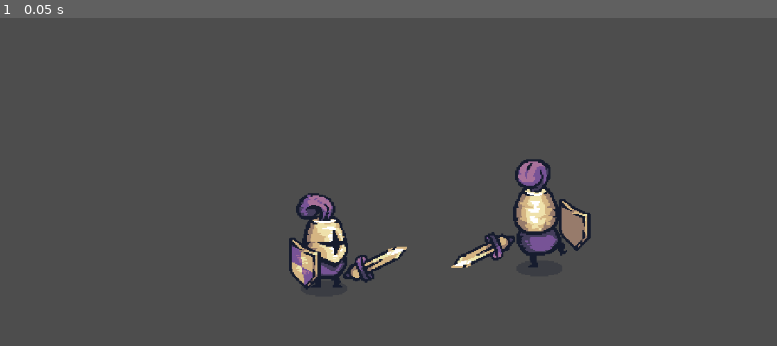
Above: before the commit, frame 1.
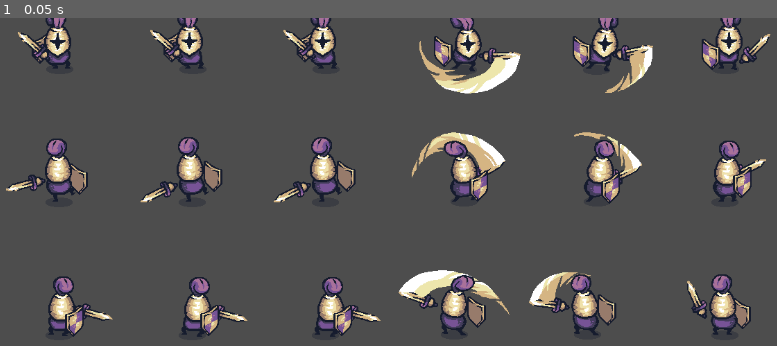
Above: after the commit, the same moment.

Repository: Bonatrix/Trilha_Godot
Game: Godot game, scene res://node_2d.tscn
Two runs of this game, one before a commit and one after it. Both use one fixed random seed, a clock stepped at 60 frames per second and the inputs below.
Inputs:
- Up to frame 1 (0.05 s): no input

The runs differ from the first frame. In frame 1, 18% of the frame differs, in the area x 0-100%, y 0-98%.

Commit message:
Script do personagem " Parado e correndo"

Diff:
--- a/medieval-warrior/node_2d.tscn
+++ b/medieval-warrior/node_2d.tscn
@@ -1,23 +1,8 @@
 [gd_scene load_steps=2 format=3 uid="uid://dbekqfiq4gb0u"]
 
-[ext_resource type="Texture2D" uid="uid://c4jrqj3mppc31" path="res://Addons/Tiny Swords/Tiny Swords (Update 010)/Factions/Knights/Troops/Warrior/Purple/Warrior_Purple.png" id="1_wtcfe"]
+[ext_resource type="PackedScene" uid="uid://3rverjllfayr" path="res://Addons/Player/player.tscn" id="2_0e48y"]
 
 [node name="Node2D" type="Node2D"]
 
-[node name="WarriorPurple" type="Sprite2D" parent="."]
-texture_filter = 1
-position = Vector2(470.5, 335)
-scale = Vector2(1.70313, 1.67708)
-texture = ExtResource("1_wtcfe")
-hframes = 6
-vframes = 8
-frame = 17
-
-[node name="WarriorPurple2" type="Sprite2D" parent="."]
-texture_filter = 1
-position = Vector2(783, 306)
-scale = Vector2(1.70313, 1.67708)
-texture = ExtResource("1_wtcfe")
-hframes = 6
-vframes = 8
-frame = 37
+[node name="Player" parent="." instance=ExtResource("2_0e48y")]
+position = Vector2(-350, -126)
Not shown, changed: medieval-warrior/Addons/Player/player.tscn
